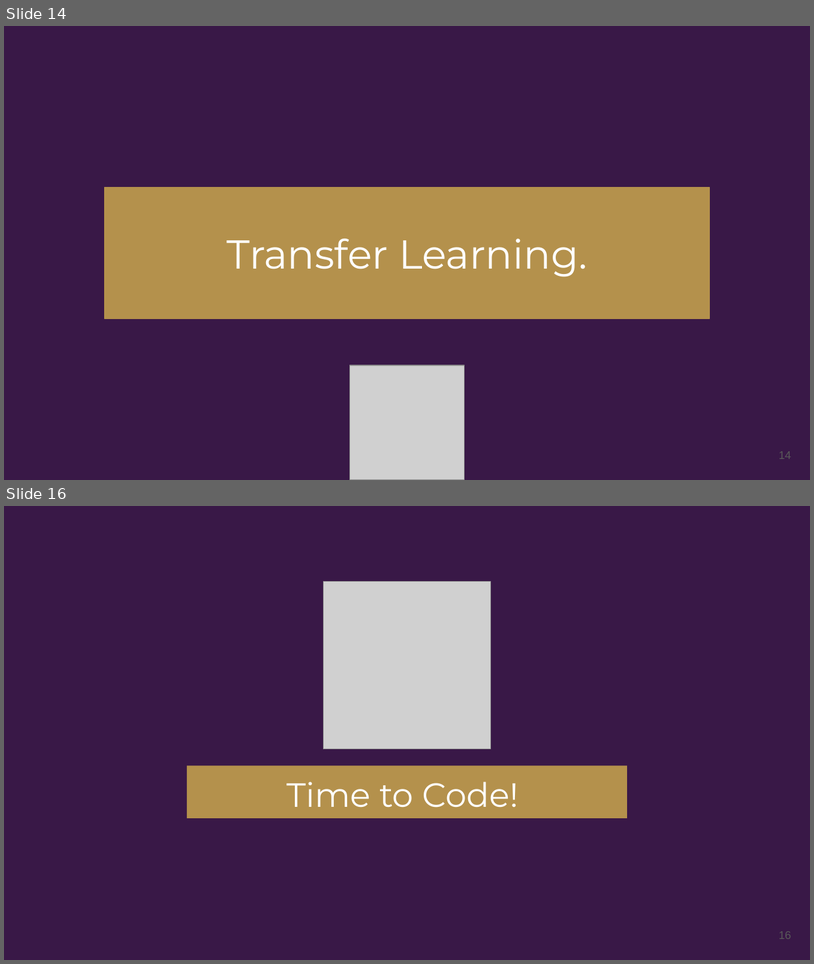
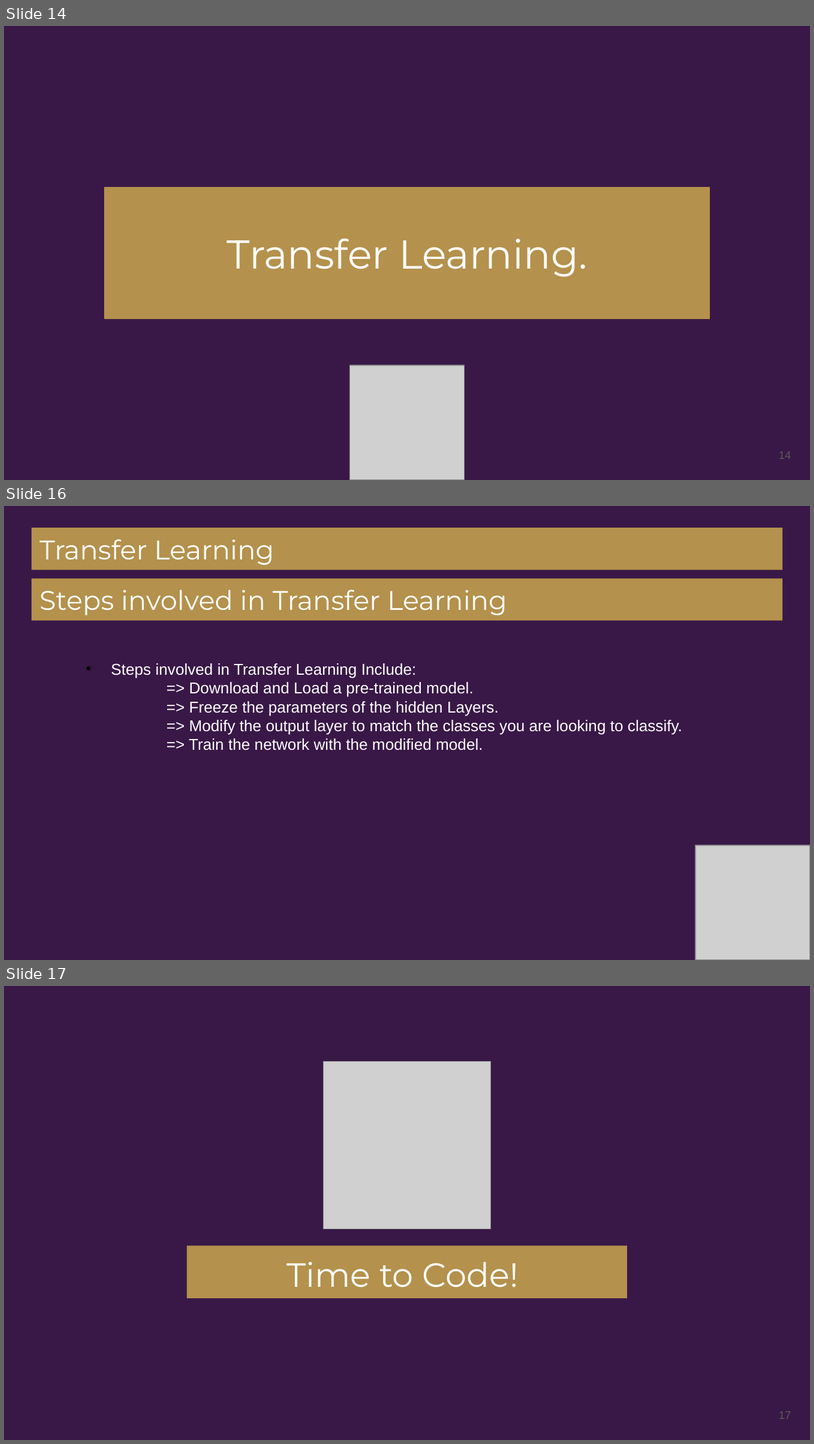
Before and after one commit to HURU-School/HURUAI, a slide deck: Lesson 3/03 - State of the Art in Artificial Intelligence.pptx. Shown one above the other, each under a label of ours: slides 14 and 16 before the commit, slides 14, 16 and 17 after it; the slides between them are not shown. The pictures are 814x964 and 814x1444 pixels, drawn with LibreOffice and Linux fonts; fonts in the diff are those of the drawing; grey boxes stand for pictures; background and template pictures are left out. Boxes give left, top, right and bottom in pixels: in the first picture for what was removed or moved away, otherwise in the second. Text is boxed around its words. In the diff, an @@ line names an element or a change of style, - is before the commit and + after.

```diff
--- a/Lesson 3/03 - State of the Art in Artificial Intelligence.pptx
+++ b/Lesson 3/03 - State of the Art in Artificial Intelligence.pptx
@@ slide 16 added at bbox=[4, 506, 810, 960], background #391847 @@
@@ title added at bbox=[32, 528, 783, 570], fill #B4914C, 24 pt, text #FFFFFF @@
+Transfer Learning
@@ rectangle added at bbox=[32, 579, 783, 621], fill #B4914C, 24 pt, text #FFFFFF @@
+Steps involved in Transfer Learning
@@ text added at bbox=[111, 663, 683, 750], 14 pt, text #FFFFFF @@
+• Steps involved in Transfer Learning Include:
+=> Download and Load a pre-trained model.
+=> Freeze the parameters of the hidden Layers.
+=> Modify the output layer to match the classes you are looking to classify.
+=> Train the network with the modified model.
@@ picture added at bbox=[696, 846, 810, 960] @@
@@ what was slide 16 is now slide 17 @@
@@ page number at bbox=[779, 1411, 792, 1419]: text changed @@
-16
+17
```
Also in this commit, not shown: 1 slide changed, 1 other file.
